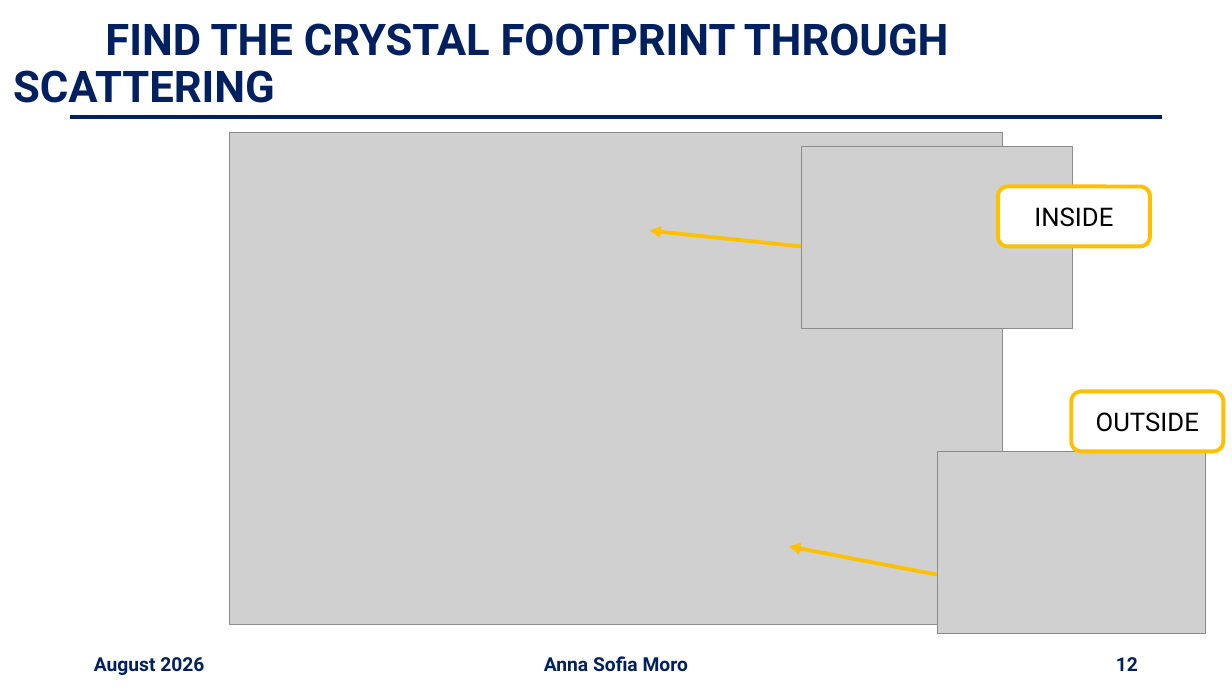
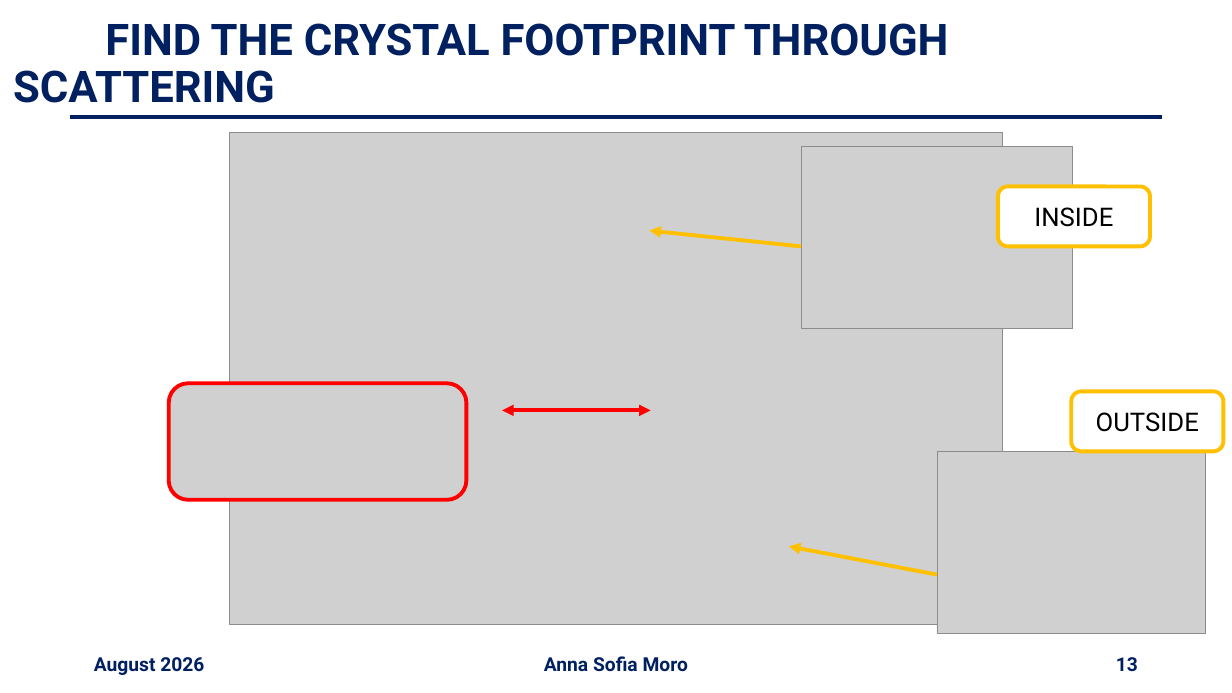
Before and after one commit to annaasofia/tesi, a slide deck: slide 13 of slides/week6.pptx (slide 12 before the commit). Drawn at 1232x693 pixels with LibreOffice and Linux fonts; fonts in the diff are those of the drawing; grey boxes stand for pictures. Boxes give left, top, right and bottom in pixels: in the first picture for what was removed or moved away, otherwise in the second. Text is boxed around its words. In the diff, an @@ line names an element or a change of style, - is before the commit and + after.

```diff
--- a/slides/week6.pptx
+++ b/slides/week6.pptx
@@ picture added at (x1=169, y1=384, x2=467, y2=500) @@
@@ double arrow added from (651, 410) to (502, 410), #FF0000 3 pt @@
@@ page number at (x1=1116, y1=657, x2=1138, y2=671): text changed @@
-12
+13
```
Also in this commit, not shown: 3 slides added, 1 slide removed, 3 other files.
